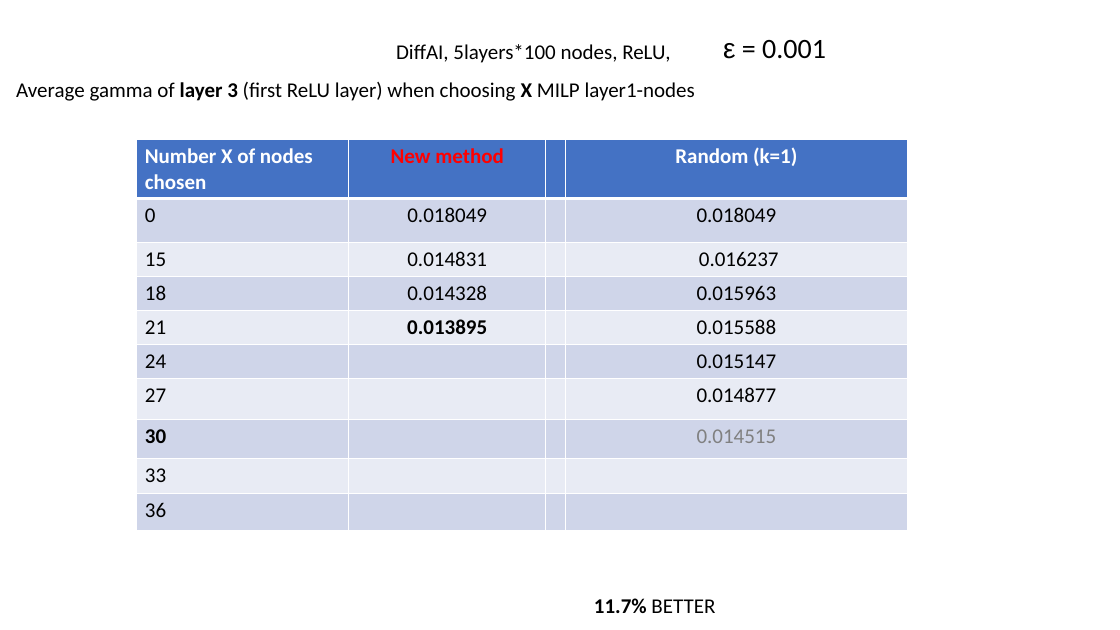
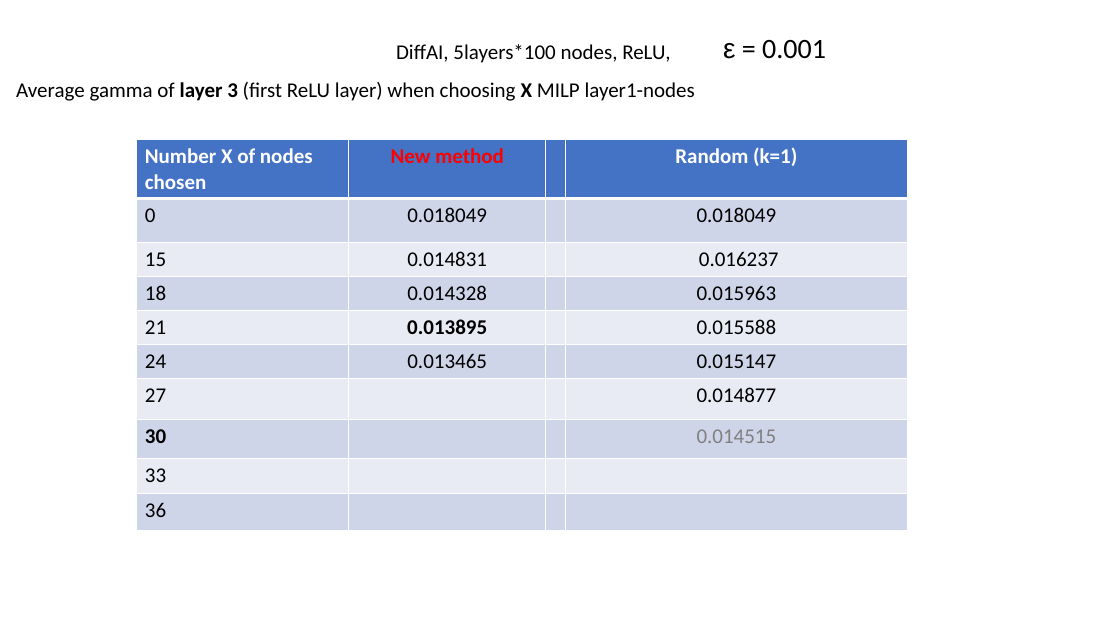
Before and after one commit to blaisegenest/vericompensate, a slide deck: slide 20 of lipschitz/Liptscitz.pptx. Drawn at 1120x630 pixels with LibreOffice and Linux fonts; fonts in the diff are those of the drawing. Boxes give left, top, right and bottom in pixels: in the first picture for what was removed or moved away, otherwise in the second. Text is boxed around its words. In the diff, an @@ line names an element or a change of style, - is before the commit and + after.

Commit message:
update the table

```diff
--- a/lipschitz/Liptscitz.pptx
+++ b/lipschitz/Liptscitz.pptx
@@ table at (136,139,907,530) @@
-row 6, column 2: 
+row 6, column 2: 0.013465
@@ text removed at (594,598,715,613) @@
-11.7% BETTER
```
